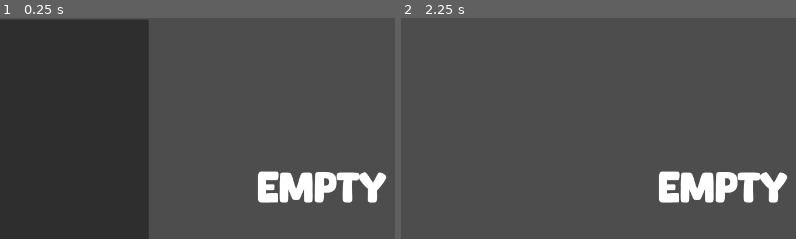
Above: before the commit, frames 1-2 (left to right).
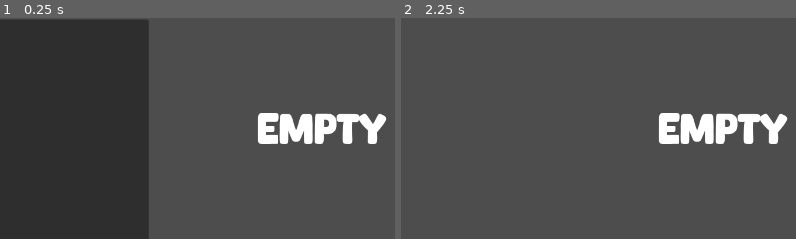
Above: after the commit, the same moments.

Repository: alhmoraansel/SpeedReadApp
Game: Godot game, scene res://new.tscn
Two runs of this game, one before a commit and one after it. Both use one fixed random seed, a clock stepped at 60 frames per second and the inputs below.
Inputs (mouse positions are % of the whole screen's width and height, from its top left):
- Up to frame 1 (0.25 s): no input
- Up to frame 2 (2.25 s): click (15, 37) at 0.52 s; type "Alex" at 0.6 s; click "stop" at 1.25 s; click "play" at 2 s
The pictures show only the part of the screen within x 9-59%, y 11-61%; the shares and areas given below are measured in that part.

The runs differ from the first frame. In frame 1, 6.3% of the frame differs, in the area x 65-98%, y 42-84%; in frame 2, 6.3%.

Commit message:
ver2

Diff:
--- a/new.gd
+++ b/new.gd
@@ -18,10 +18,15 @@
 var string_to_print
 
 func _process(_delta):
+	main_string=texts.text
+	word_count = main_string.get_slice_count(" ")
+
 	wpm.text = str(60/timer.wait_time)+" WPM"
+
 	if string_to_print: label.text = string_to_print
-	#completed the session
-	if z+1 == word_count:
+
+	if z== word_count:
+		texts.visible = true
 		resumebutton.visible = true
 		pausebutton.visible = false
 		z=0
@@ -30,14 +35,9 @@
 func _on_timer_timeout():
 	if main_string: next_word(main_string,z)
 
-func _on_line_edit_2_text_submitted(new_text : String):
-	main_string = new_text
-	timer.start()
-	word_count = main_string.get_slice_count(" ")
-
 func next_word (text:String,index:int):
+	string_to_print = text.get_slice(" ",index)
 	z+=1
-	string_to_print = text.get_slice(" ",index)
 
 func _on_h_slider_value_changed(value):
 	timer.wait_time = 1/value
@@ -61,7 +61,6 @@
 func _on_resumebutton_button_down():
 	if main_string == null:
 		file_dialog.popup()
-		texts.visible = true
 	pausebutton.visible = true
 	resumebutton.visible = false
 	texts.visible = false
@@ -69,6 +68,7 @@
 	timer.start()
 
 func _on_stopbutton_button_down():
+	texts.visible = true
 	resumebutton.visible = true
 	pausebutton.visible = false
 	z=0
--- a/new.tscn
+++ b/new.tscn
@@ -53,13 +53,14 @@
 grow_vertical = 2
 theme_override_constants/margin_left = 30
 theme_override_constants/margin_right = 30
+theme_override_constants/margin_bottom = 200
 
 [node name="CenterContainer" type="CenterContainer" parent="MarginContainer2"]
 layout_mode = 2
 
 [node name="Label" type="Label" parent="MarginContainer2/CenterContainer"]
 unique_name_in_owner = true
-custom_minimum_size = Vector2(300, 0)
+custom_minimum_size = Vector2(850, 400)
 layout_mode = 2
 size_flags_horizontal = 4
 theme = ExtResource("1_icol1")
@@ -67,7 +68,7 @@
 label_settings = ExtResource("3_v2whk")
 horizontal_alignment = 1
 vertical_alignment = 1
-autowrap_mode = 2
+autowrap_mode = 3
 
 [node name="Timer" type="Timer" parent="."]
 unique_name_in_owner = true
--- a/project.godot
+++ b/project.godot
@@ -23,3 +23,7 @@
 window/subwindows/embed_subwindows=false
 window/stretch/mode="viewport"
 window/stretch/aspect="expand"
+
+[rendering]
+
+textures/vram_compression/import_etc2_astc=true
Not shown, added: builds/android/speedread.apk
Not shown, added: builds/android/speedread.apk.idsig
Not shown, added: builds/windows/speedread.exe
Not shown, added: builds/windows/speedread.pck
